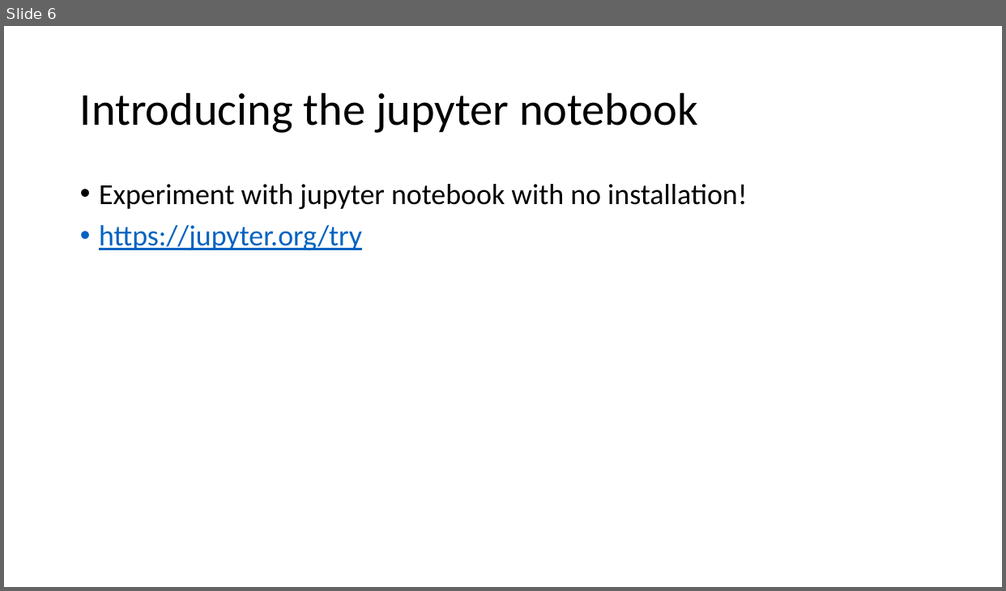
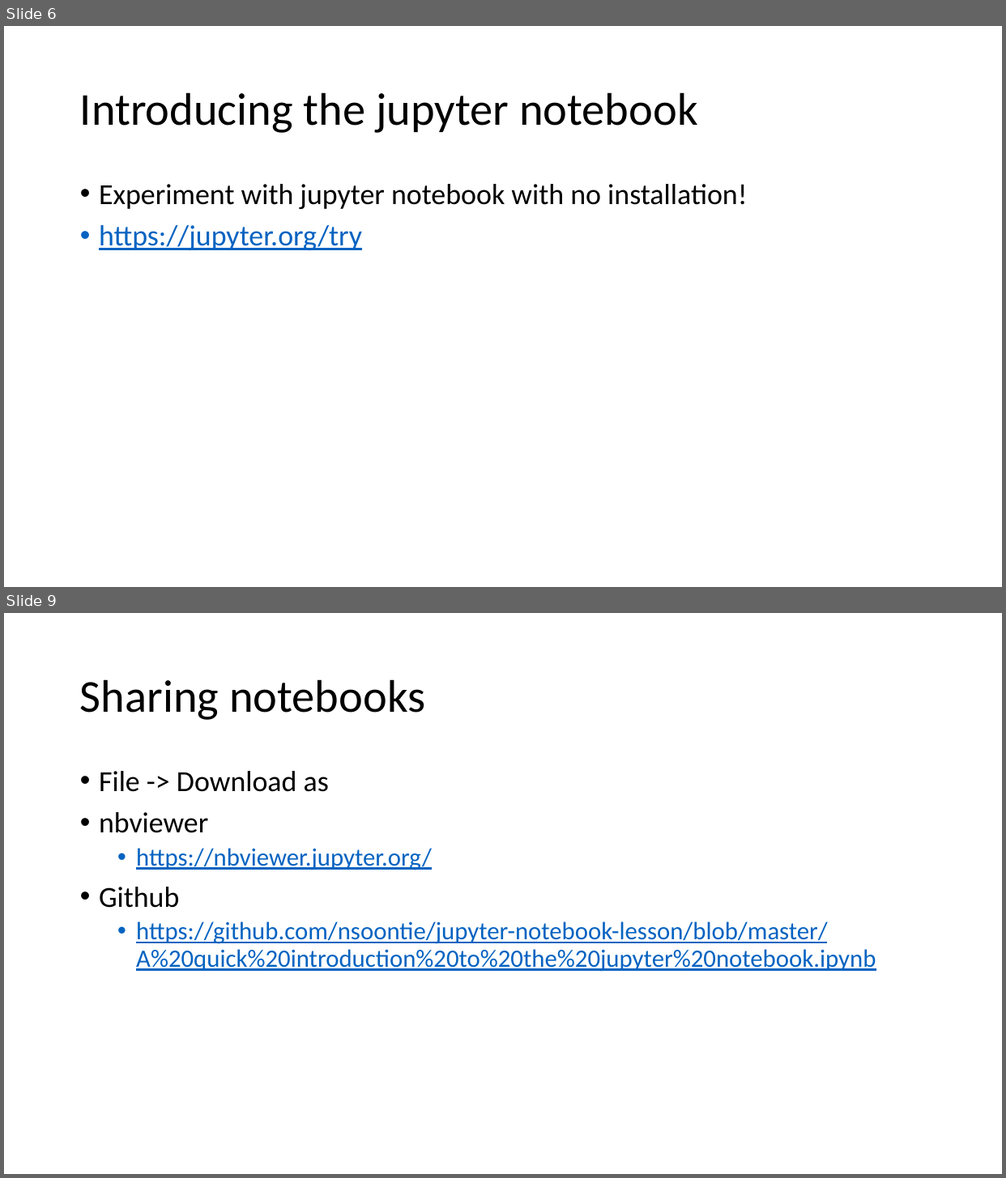
Before and after one commit to nsoontie/jupyter-notebook-lesson, a slide deck: Jupyter notebook.pptx. Shown one above the other, each under a label of ours: slide 6 before the commit, slides 6 and 9 after it; the slides between them are not shown. The pictures are 1006x591 and 1006x1178 pixels, drawn with LibreOffice and Linux fonts; fonts in the diff are those of the drawing. Boxes give left, top, right and bottom in pixels: in the first picture for what was removed or moved away, otherwise in the second. Text is boxed around its words. In the diff, an @@ line names an element or a change of style, - is before the commit and + after.

```diff
--- a/Jupyter notebook.pptx
+++ b/Jupyter notebook.pptx
@@ slide 9 added at [4, 613, 1002, 1174], background #FFFFFF @@
@@ title added at [80, 679, 425, 720], 44 pt, text #000000 @@
+Sharing notebooks
@@ text added at [99, 771, 876, 972], 24 pt, text #0563C1, underline @@
+• File -> Download as
+• nbviewer
+  • https://nbviewer.jupyter.org/
+• Github
+  • https://github.com/nsoontie/jupyter-notebook-lesson/blob/master/A%20quick%20introduction%20to%20the%20jupyter%20notebook.ipynb
```
Also in this commit, not shown: 4 slides changed, 2 other files.
